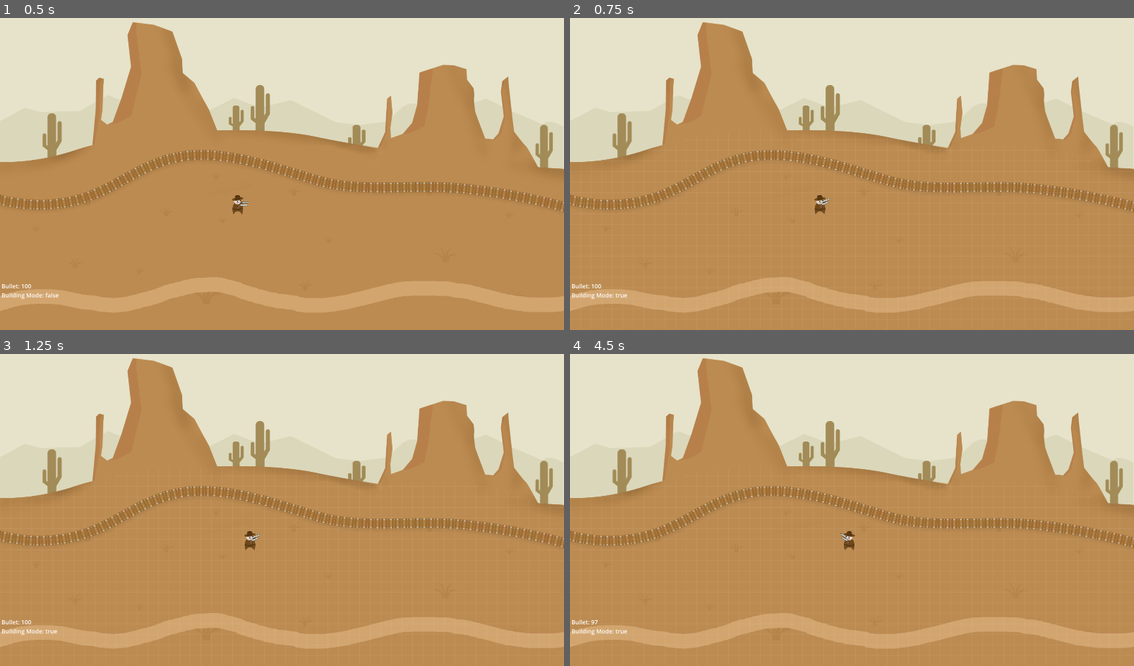
Above: before the commit, frames 1-4 (two rows, left to right).
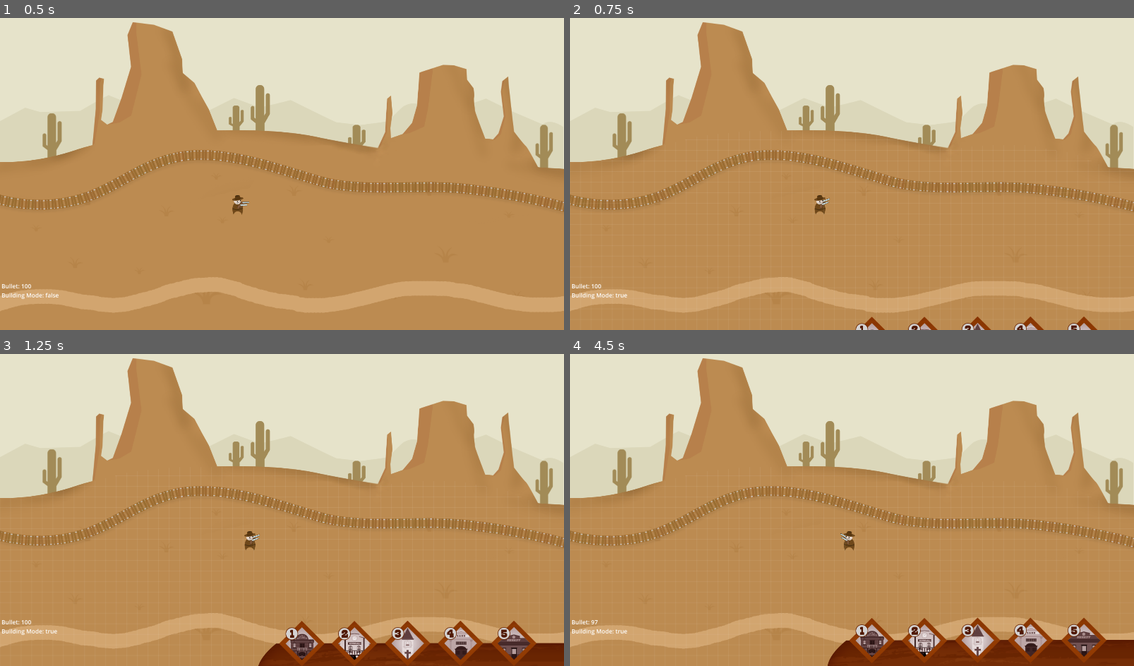
Above: after the commit, the same moments.

Repository: realfirat/A-Simple-Wild-West-Game
Game: Godot game, scene res://scenes/main.tscn
Two runs of this game, one before a commit and one after it. Both use one fixed random seed, a clock stepped at 60 frames per second and the inputs below.
Inputs (mouse positions are in pixels of both pictures, inside the frame that each line leads up to):
- Up to frame 1 (0.5 s): no input
- Up to frame 2 (0.75 s): tap Enter at 0.5 s; move the mouse to (976, 155) at 0.52 s; hold D (go_right) from 0.53 s (still down); tap E (build_mode) at 0.6 s; click (976, 155) at 0.67 s
- Up to frame 3 (1.25 s): keep holding D (go_right)
- Up to frame 4 (4.5 s): move the mouse to (739, 522) at 1.27 s; release D (go_right) at 1.28 s; hold S (go_down) 1.28-2.03 s; tap E (build_mode) at 1.35, 2.3, 2.85, 3.6 s; move the mouse to (908, 438) at 2.02 s; press the mouse at (908, 438) at 2.03 s; hold D (go_right) 2.03-2.78 s; move the mouse to (823, 572) at 2.77 s; release the mouse at (823, 572) at 2.78 s; hold W (go_up) 2.78-3.53 s; click (823, 572) at 2.92 s; move the mouse to (1021, 553) at 3.52 s; hold A (go_left) from 3.53 s (still down); move the mouse to (682, 460) at 4.27 s; click (682, 460) at 4.35 s

Frame 1 is identical in both runs. In frame 2, 0.6% of the frame differs, in the area x 50-94%, y 95-100%; in frame 3, 5.4%; in frame 4, 6.0%, in the area x 45-100%, y 84-100%.

Commit message:
building ui

Diff:
--- /dev/null
+++ b/scenes/building_block.gd
@@ -0,0 +1,21 @@
+extends Node2D
+
+@onready var anim_ready = true
+
+func _process(delta):
+	if global_variables.is_build_mode and anim_ready:
+		move_up()
+		anim_ready = false
+	elif not global_variables.is_build_mode and anim_ready:
+		move_down()
+		anim_ready = false
+	await(1)
+	anim_ready = true
+
+func move_up():
+	var tween = create_tween()
+	tween.tween_property(self, "position", Vector2(0, -10), 0.5)
+
+func move_down():
+	var tween = create_tween()
+	tween.tween_property(self, "position", Vector2(0, 200), 0.5)
--- a/scenes/main.tscn
+++ b/scenes/main.tscn
@@ -7,6 +7,13 @@
 [ext_resource type="PackedScene" uid="uid://wblx8v5541rq" path="res://scenes/kovboy.tscn" id="5_u1lv2"]
 [ext_resource type="Script" path="res://scripts/bullet_counter.gd" id="6_wc3cm"]
 [ext_resource type="Script" path="res://scripts/building_grid.gd" id="7_eope7"]
+[ext_resource type="Texture2D" uid="uid://d2irel15ci05a" path="res://assets/ikon_bg.png" id="8_r5o7l"]
+[ext_resource type="Script" path="res://scenes/building_block.gd" id="8_tjt72"]
+[ext_resource type="Texture2D" uid="uid://d24bvu33jjfu1" path="res://assets/ikon_bank.png" id="9_2g5o0"]
+[ext_resource type="Texture2D" uid="uid://dm7uqnkbhwkvv" path="res://assets/ikon_church.png" id="10_beb4l"]
+[ext_resource type="Texture2D" uid="uid://b2svs3cdlj106" path="res://assets/ikon_saloon.png" id="11_7musx"]
+[ext_resource type="Texture2D" uid="uid://d1baxpf26c14e" path="res://assets/ikon_sheriff.png" id="12_jm0rj"]
+[ext_resource type="Texture2D" uid="uid://bopi7qb785esf" path="res://assets/ikon_townhall.png" id="13_gmuh2"]
 
 [sub_resource type="RectangleShape2D" id="RectangleShape2D_8afdw"]
 size = Vector2(274, 1203)
@@ -81,3 +88,70 @@
 
 [node name="Polygon2D" type="Polygon2D" parent="UI/building_grid"]
 polygon = PackedVector2Array(-2, 510, 124, 502, 193, 489, 315, 451, 446, 418, 597, 402, 693, 402, 818, 400, 924, 405, 1021, 414, 1287, 463, 1406, 451, 1564, 450, 1718, 480, 1832, 528, 1942, 535, 1951, 1159, -45, 1110, -40, 525)
+
+[node name="building_block" type="Node2D" parent="UI"]
+position = Vector2(0, 174)
+script = ExtResource("8_tjt72")
+
+[node name="Sprite2D" type="Sprite2D" parent="UI/building_block"]
+position = Vector2(1398, 1043)
+texture = ExtResource("8_r5o7l")
+
+[node name="bank" type="Control" parent="UI/building_block"]
+layout_mode = 3
+anchors_preset = 0
+offset_left = 1569.0
+offset_top = 997.0
+offset_right = 1569.0
+offset_bottom = 1168.0
+
+[node name="ikon_bank" type="Sprite2D" parent="UI/building_block/bank"]
+texture = ExtResource("9_2g5o0")
+
+[node name="church" type="Control" parent="UI/building_block"]
+layout_mode = 3
+anchors_preset = 0
+offset_left = 1851.0
+offset_top = 997.0
+offset_right = 1851.0
+offset_bottom = 1168.0
+
+[node name="ikon_church" type="Sprite2D" parent="UI/building_block/church"]
+position = Vector2(-462, 0)
+texture = ExtResource("10_beb4l")
+
+[node name="saloon" type="Control" parent="UI/building_block"]
+layout_mode = 3
+anchors_preset = 0
+offset_left = 1492.0
+offset_top = 998.0
+offset_right = 1492.0
+offset_bottom = 1169.0
+
+[node name="ikon_saloon" type="Sprite2D" parent="UI/building_block/saloon"]
+position = Vector2(-464, 0)
+texture = ExtResource("11_7musx")
+
+[node name="sheriff" type="Control" parent="UI/building_block"]
+layout_mode = 3
+anchors_preset = 0
+offset_left = 2217.0
+offset_top = 997.0
+offset_right = 2217.0
+offset_bottom = 1168.0
+
+[node name="ikon_sheriff" type="Sprite2D" parent="UI/building_block/sheriff"]
+position = Vector2(-466, 0)
+texture = ExtResource("12_jm0rj")
+
+[node name="townhall" type="Control" parent="UI/building_block"]
+layout_mode = 3
+anchors_preset = 0
+offset_left = 1675.0
+offset_top = 998.0
+offset_right = 1675.0
+offset_bottom = 1169.0
+
+[node name="ikon_townhall" type="Sprite2D" parent="UI/building_block/townhall"]
+position = Vector2(-468, 0)
+texture = ExtResource("13_gmuh2")
Binary file added: assets/ikon_bank.png
Not shown, added: assets/ikon_bank.png.import
Binary file added: assets/ikon_bg.png
Not shown, added: assets/ikon_bg.png.import
Binary file added: assets/ikon_church.png
Not shown, added: assets/ikon_church.png.import
Binary file added: assets/ikon_saloon.png
Not shown, added: assets/ikon_saloon.png.import
Binary file added: assets/ikon_sheriff.png
Not shown, added: assets/ikon_sheriff.png.import
Binary file added: assets/ikon_townhall.png
Not shown, added: assets/ikon_townhall.png.import
(and 1 more such lines)
